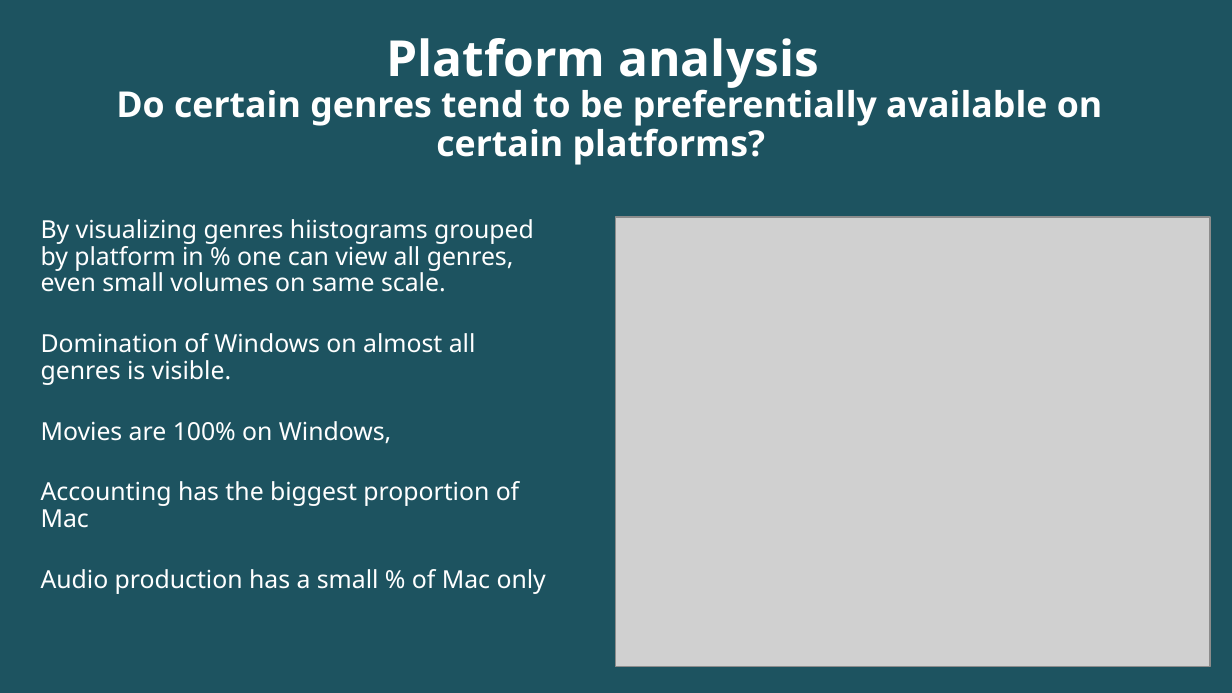
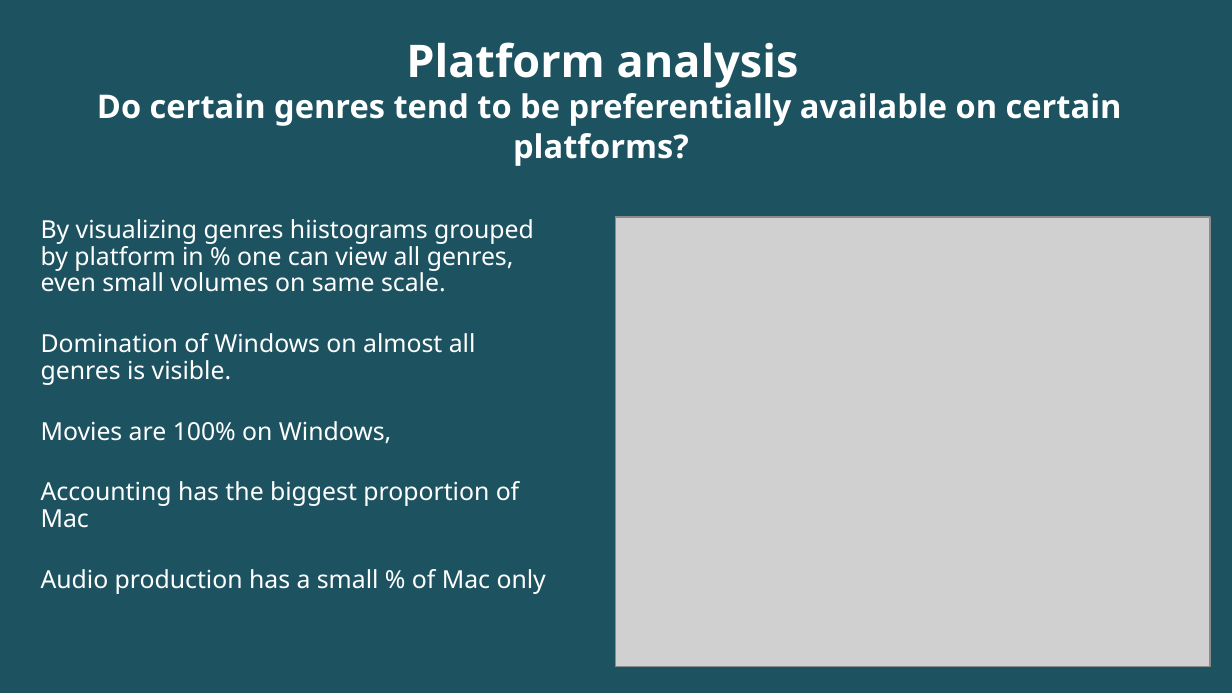
Before and after one commit to cyrilbraguy/Bl2_Steam, a slide deck: slide 18 of doc/Steam_presentation_Braguy.odp. Drawn at 1232x693 pixels with LibreOffice and Linux fonts; fonts in the diff are those of the drawing; grey boxes stand for pictures; background and template pictures are left out; a plain dark background stands for a picture behind light text. Boxes give left, top, right and bottom in pixels: in the first picture for what was removed or moved away, otherwise in the second. Text is boxed around its words. In the diff, an @@ line names an element or a change of style, - is before the commit and + after.

```diff
--- a/doc/Steam_presentation_Braguy.odp
+++ b/doc/Steam_presentation_Braguy.odp
@@ title "Platform analysis Do certain genres ..." at box(97, 42, 1122, 166): size 32 to 29 pt in "Platform analysis"; size 23 to 21 pt in "Do certain genres tend to be preferentially ..."; line spacing 0.9 to 1 @@
```
Also in this commit, not shown: 9 other slides changed, 2 other files.
